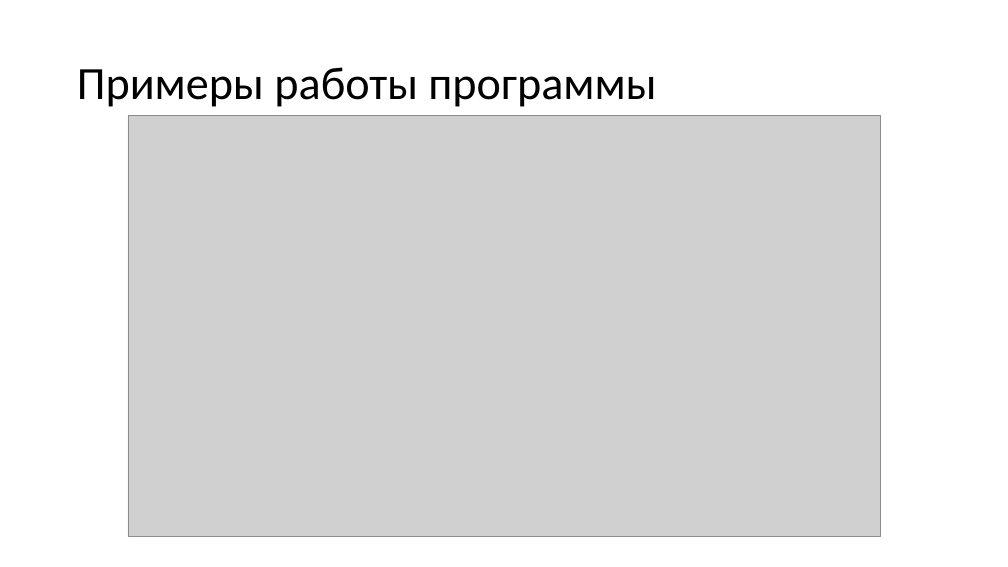
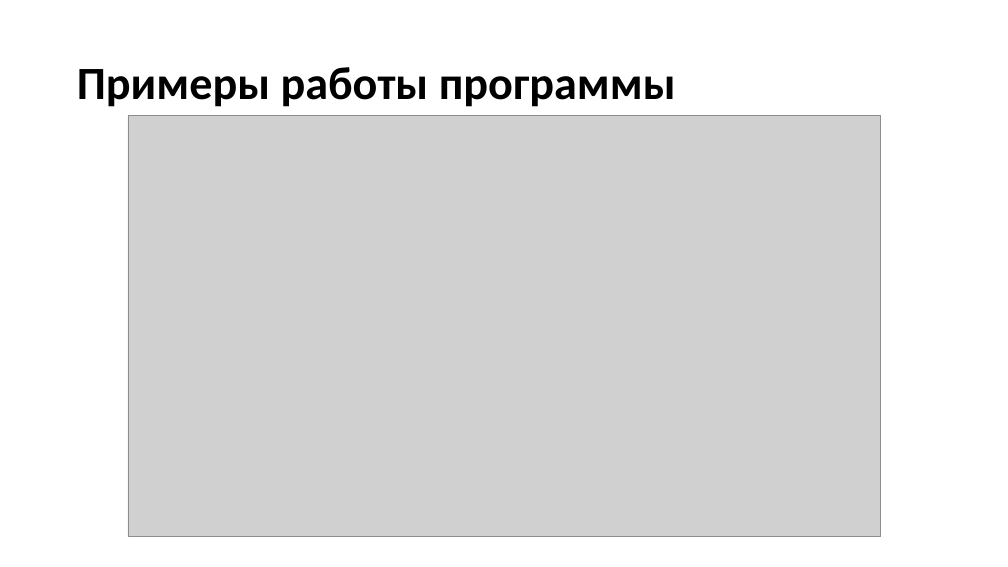
Before and after one commit to Inlucker/LandscapeTest, a slide deck: slide 9 of Presentation/Pronin LandscapeGen.pptx. Drawn at 1008x567 pixels with LibreOffice and Linux fonts; fonts in the diff are those of the drawing; grey boxes stand for pictures. Boxes give left, top, right and bottom in pixels: in the first picture for what was removed or moved away, otherwise in the second. Text is boxed around its words. In the diff, an @@ line names an element or a change of style, - is before the commit and + after.

```diff
--- a/Presentation/Pronin LandscapeGen.pptx
+++ b/Presentation/Pronin LandscapeGen.pptx
@@ title "Примеры работы программы" at (77,67,676,107): bold on @@
```
Also in this commit, not shown: 7 other slides changed, 1 other file.
